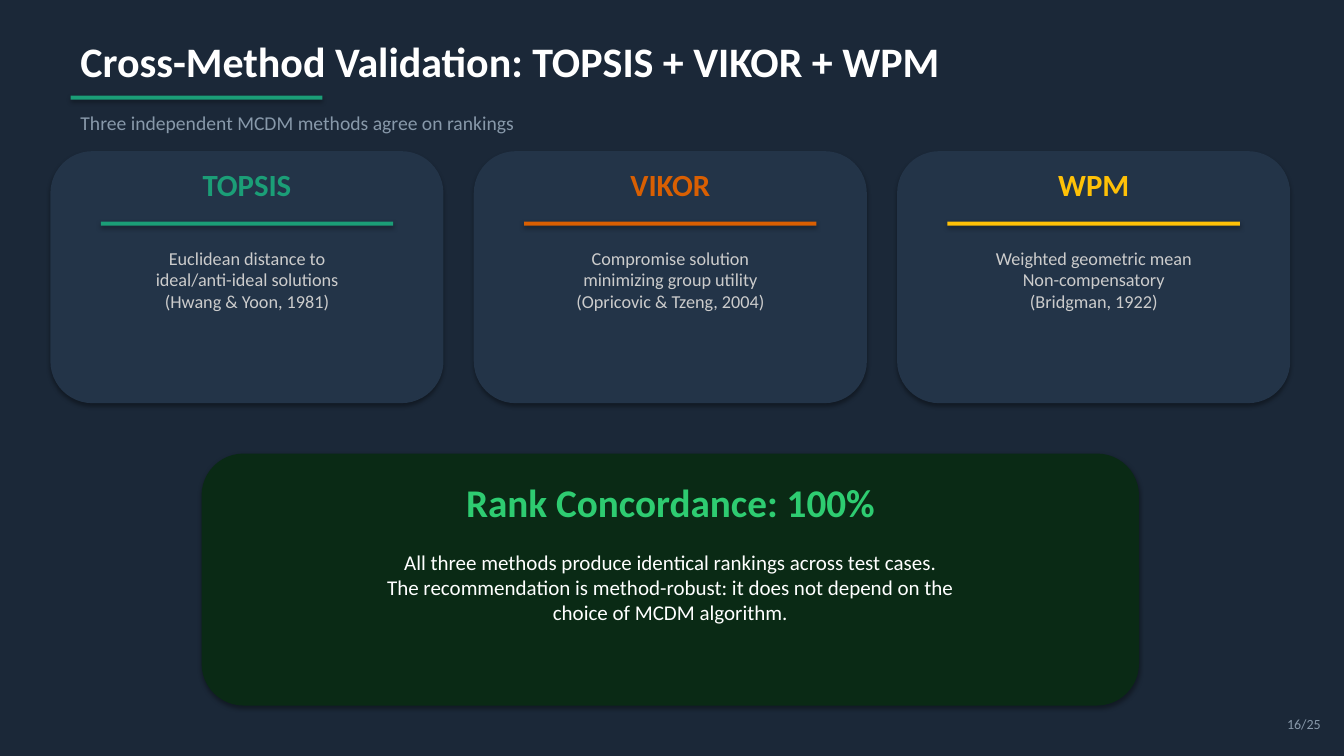
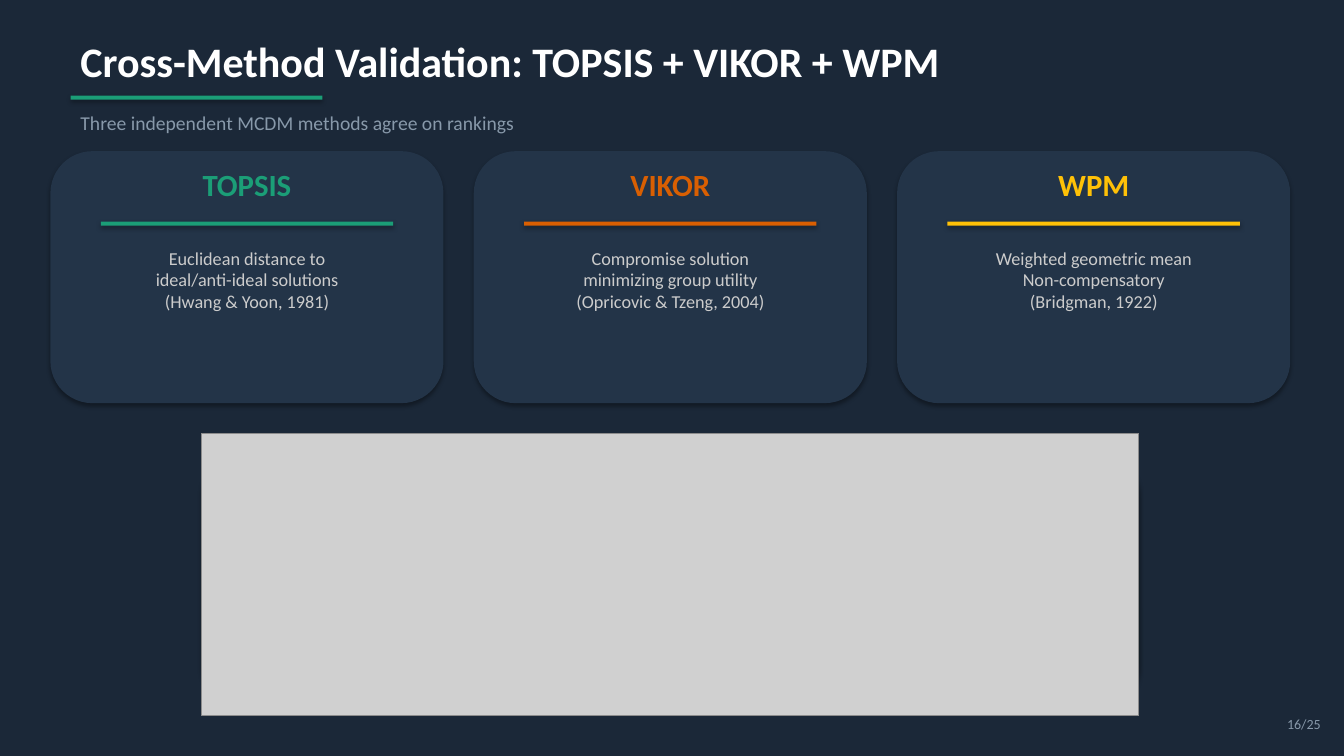
Before and after one commit to visvikbharti/CRISPRArchitect, a slide deck: slide 16 of paper/CRISPRArchitect_v3_LabMeeting.pptx. Drawn at 1344x756 pixels with LibreOffice and Linux fonts; fonts in the diff are those of the drawing; grey boxes stand for pictures. Boxes give left, top, right and bottom in pixels: in the first picture for what was removed or moved away, otherwise in the second. Text is boxed around its words. In the diff, an @@ line names an element or a change of style, - is before the commit and + after.

```diff
--- a/paper/CRISPRArchitect_v3_LabMeeting.pptx
+++ b/paper/CRISPRArchitect_v3_LabMeeting.pptx
@@ picture added at <box>202,434,1139,716</box> @@
@@ text removed at <box>466,489,875,518</box> @@
-Rank Concordance: 100%
@@ text removed at <box>387,555,952,624</box> @@
-All three methods produce identical rankings across test cases.
-The recommendation is method-robust: it does not depend on the
-choice of MCDM algorithm.
```
Also in this commit, not shown: 5 other slides changed, 50 other files.
